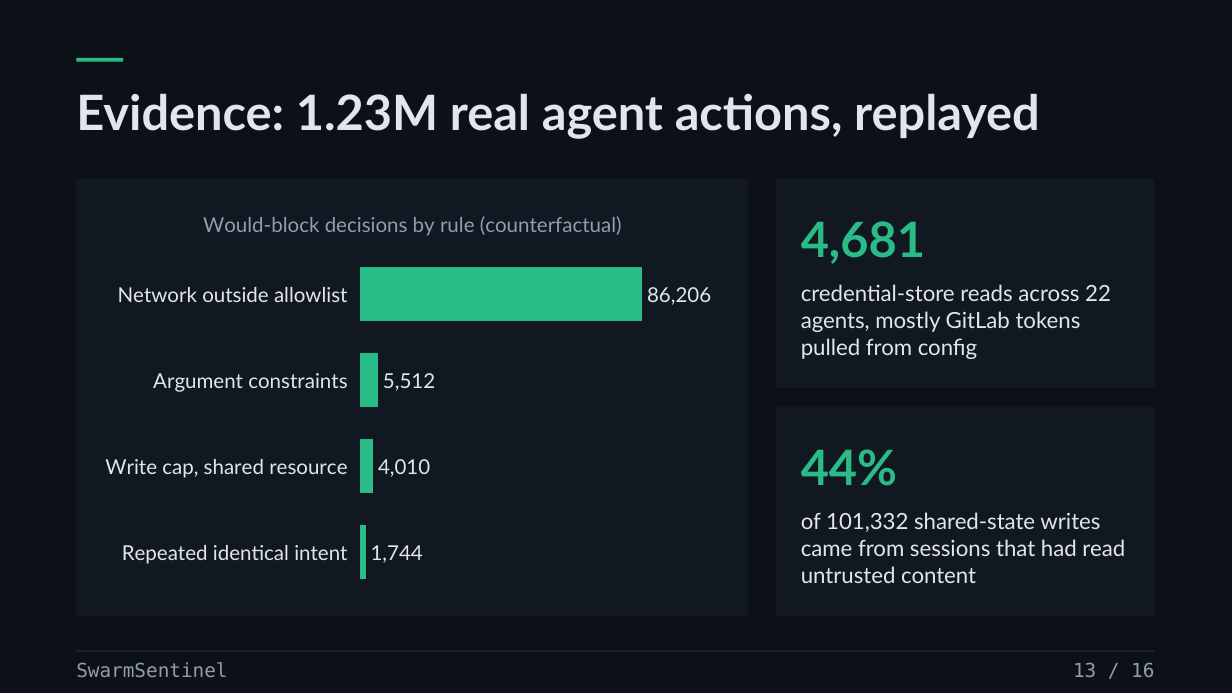
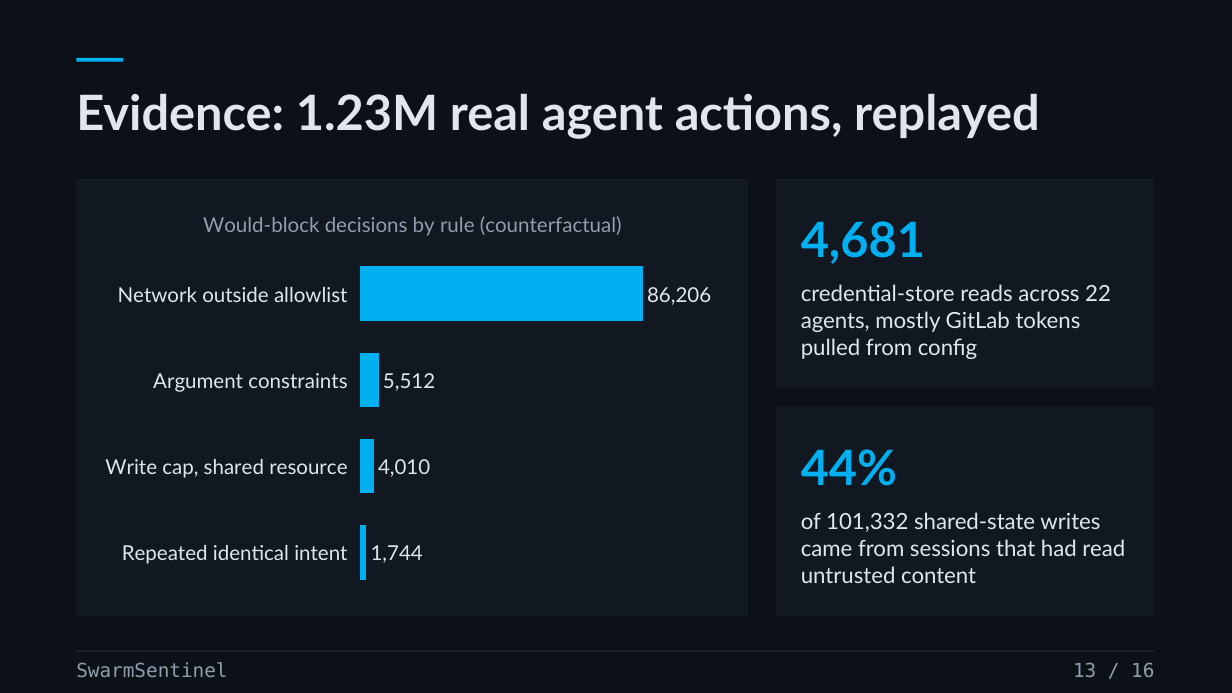
Before and after one commit to prasad-m-k/swarmsentinel, a slide deck: slide 13 of docs/source-materials/SwarmSentinel-v3---Live-Containment.pptx. Drawn at 1232x693 pixels with LibreOffice and Linux fonts; fonts in the diff are those of the drawing. Boxes give left, top, right and bottom in pixels: in the first picture for what was removed or moved away, otherwise in the second. Text is boxed around its words. In the diff, an @@ line names an element or a change of style, - is before the commit and + after.

```diff
--- a/docs/source-materials/SwarmSentinel-v3---Live-Containment.pptx
+++ b/docs/source-materials/SwarmSentinel-v3---Live-Containment.pptx
@@ rectangle at (76, 58, 123, 62): fill #29BC86 to #00B0F0 @@
@@ bar chart at (92, 191, 733, 604) @@
@@ colour of Would-block decisions by rule (counterfactual) #29BC86 to #00B0F0 @@
@@ text "4,681" at (801, 221, 925, 264): text colour #29BC86 to #00B0F0 @@
@@ text "44%" at (801, 449, 897, 486): text colour #29BC86 to #00B0F0 @@
```
Also in this commit, not shown: 16 other slides changed.
